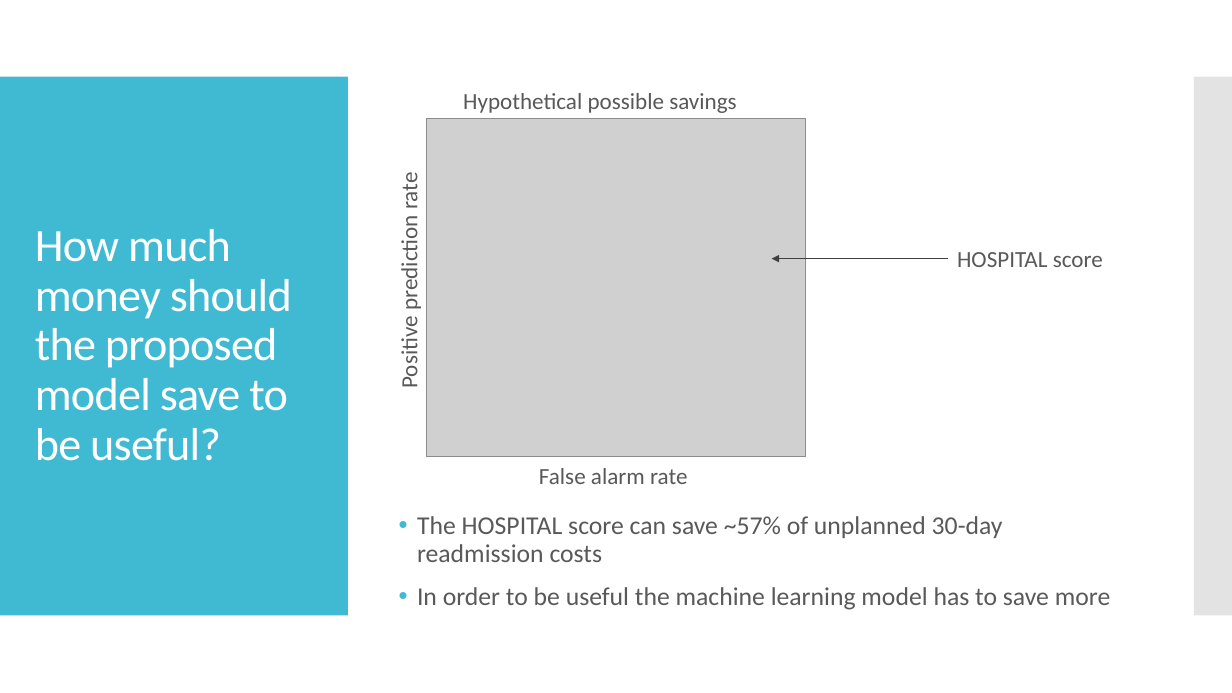
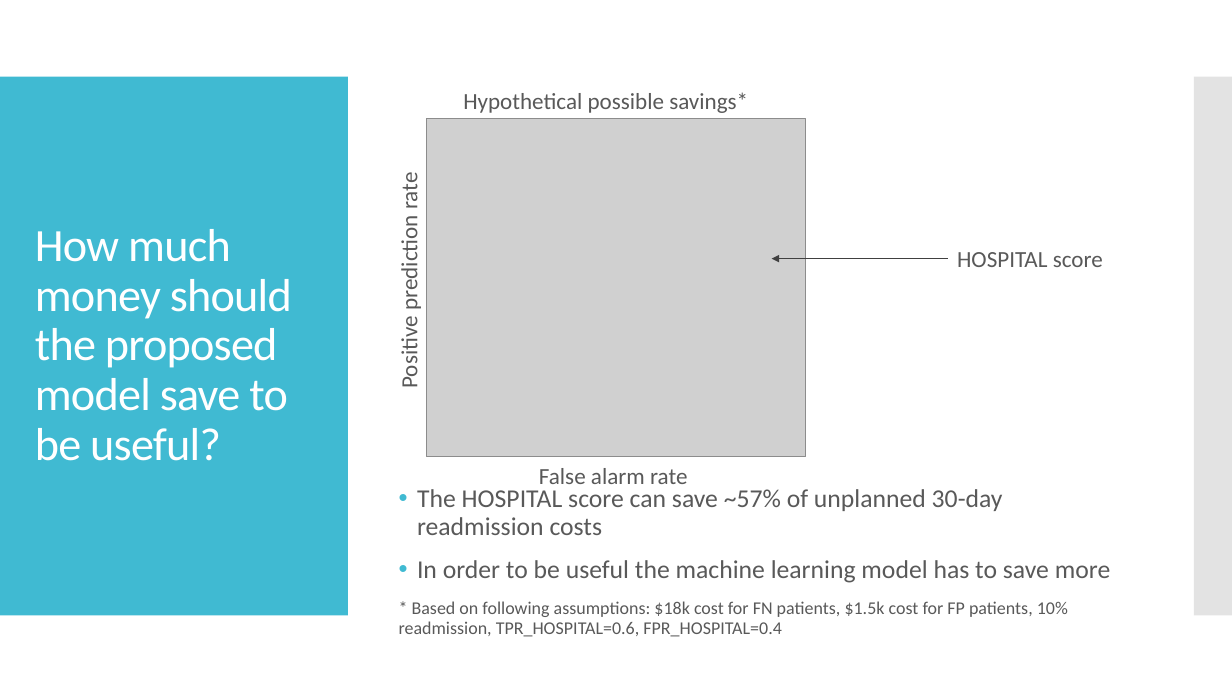
Before and after one commit to zhakhverdyan/Capstone1-hospital-readmission-prediction, a slide deck: slide 5 of reports/Predicting_readmission_presentation.pptx. Drawn at 1232x693 pixels with LibreOffice and Linux fonts; fonts in the diff are those of the drawing; grey boxes stand for pictures. Boxes give left, top, right and bottom in pixels: in the first picture for what was removed or moved away, otherwise in the second. Text is boxed around its words. In the diff, an @@ line names an element or a change of style, - is before the commit and + after.

Commit message:
Incorporated Tommy's suggestions
included model assumptions, replaced P values with < 0.01, moved the evaluation metric slide all the way to the back

```diff
--- a/reports/Predicting_readmission_presentation.pptx
+++ b/reports/Predicting_readmission_presentation.pptx
@@ text at (x1=463, y1=92, x2=748, y2=113): text changed @@
-Hypothetical possible savings
+Hypothetical possible savings*
@@ text at (x1=399, y1=601, x2=1068, y2=637): paragraph added @@
+* Based on following assumptions: $18k cost for FN patients, $1.5k cost for FP patients, 10% readmission, TPR_HOSPITAL=0.6, FPR_HOSPITAL=0.4
```
Also in this commit, not shown: 3 other slides changed, 1 other file.
